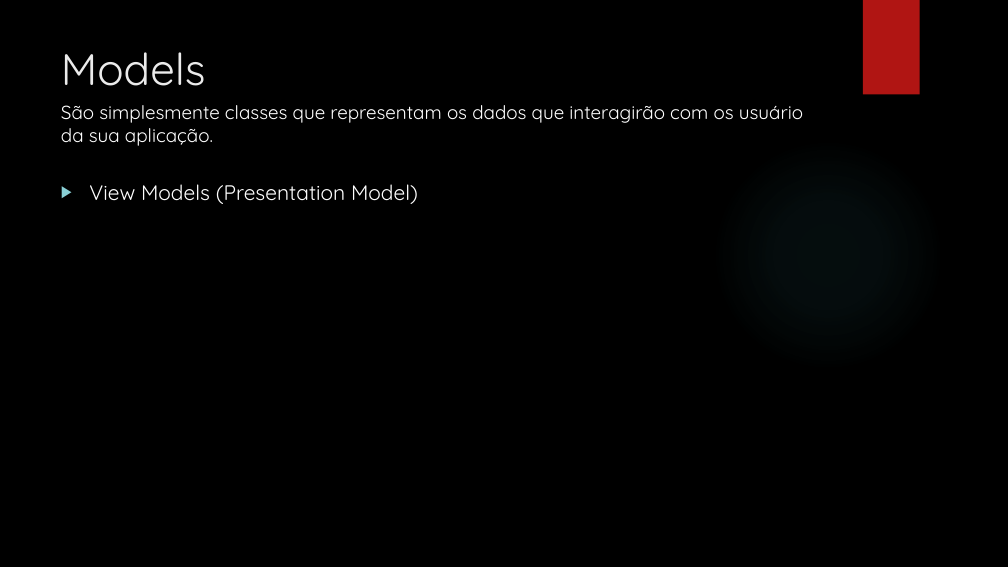
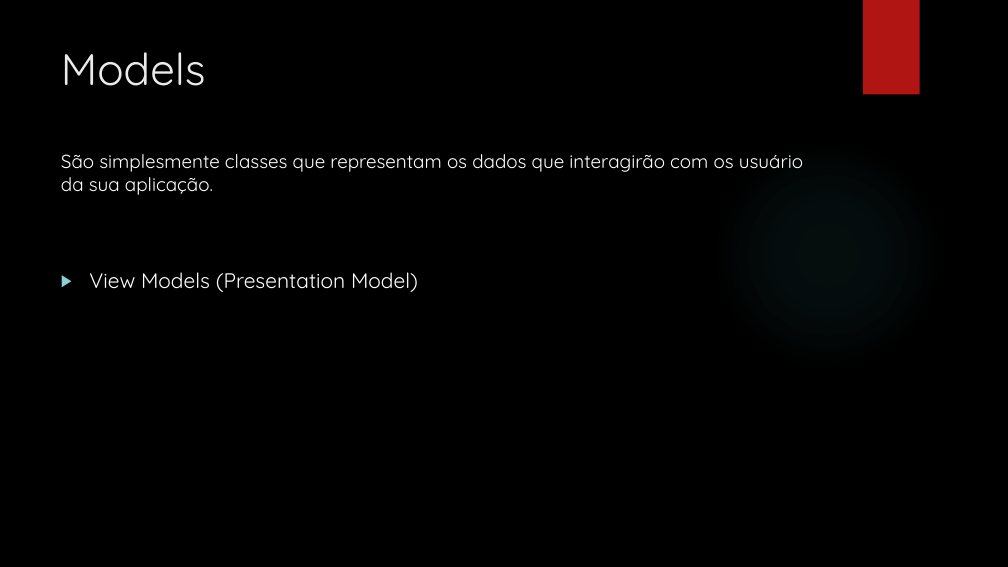
Before and after one commit to leolana/AspnetMvcLab, a slide deck: slide 18 of Presentation/AspNetMvc.pptx. Drawn at 1008x567 pixels with LibreOffice and Linux fonts; fonts in the diff are those of the drawing; background and template pictures are left out. Boxes give left, top, right and bottom in pixels: in the first picture for what was removed or moved away, otherwise in the second. Text is boxed around its words. In the diff, an @@ line names an element or a change of style, - is before the commit and + after.

```diff
--- a/Presentation/AspNetMvc.pptx
+++ b/Presentation/AspNetMvc.pptx
@@ text "São simplesmente classes que representam ...": place and size @@
-text "São simplesmente classes que representam ..." at <box>61,105,803,146</box>
+text "São simplesmente classes que representam ..." at <box>61,154,803,195</box>
@@ text "View Models (Presentation Model)": place and size @@
-text "View Models (Presentation Model)" at <box>89,184,418,204</box>
+text "View Models (Presentation Model)" at <box>89,272,418,292</box>
```
Also in this commit, not shown: 15 other slides changed, 1 slide added, 1 slide removed.
